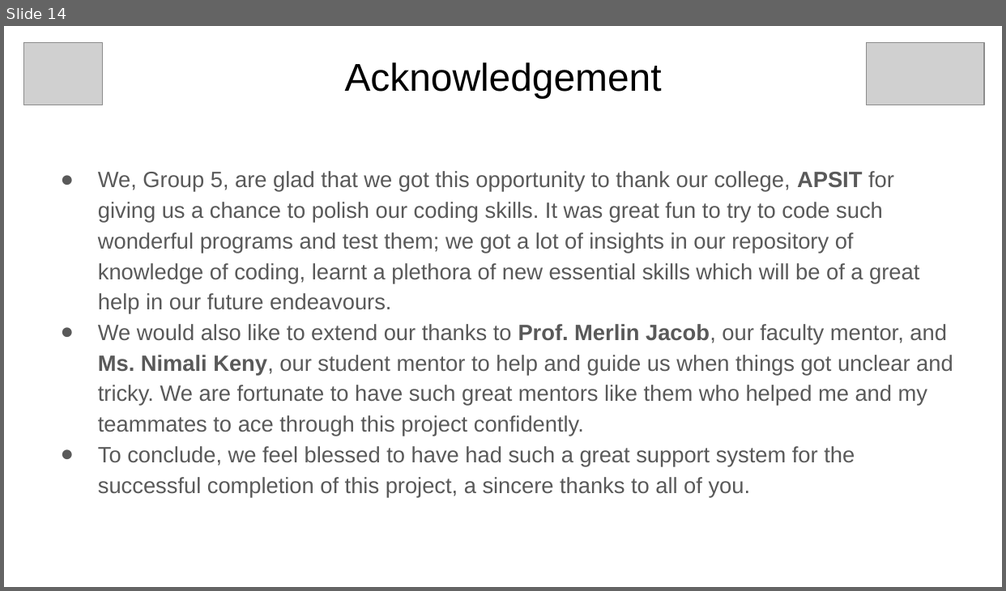
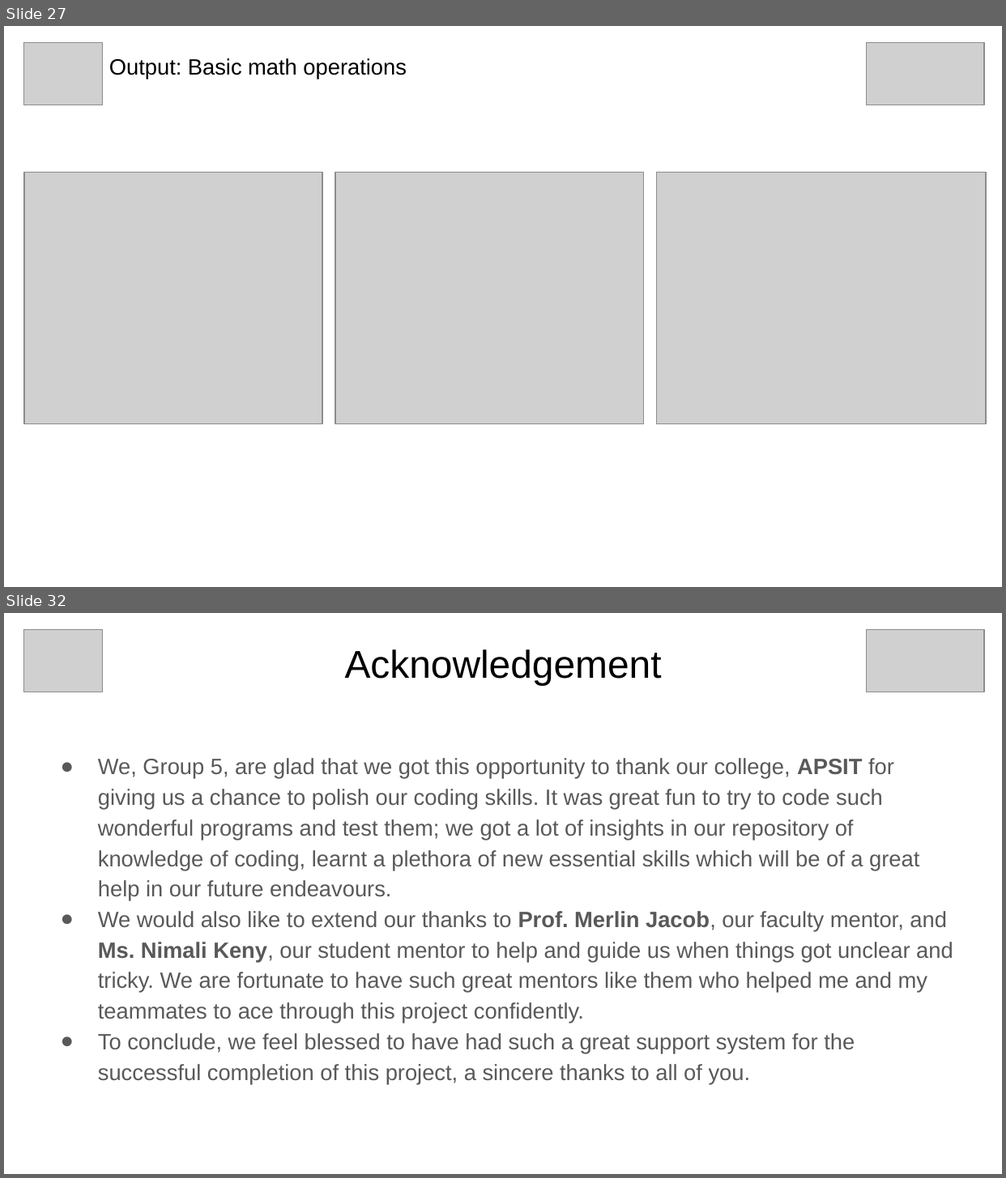
Before and after one commit to grey-hat2003/internship-project, a slide deck: docs/PyPptB2_5.pptx. Shown one above the other, each under a label of ours: slide 14 before the commit, slides 27 and 32 after it; the slides between them are not shown. The pictures are 1006x591 and 1006x1178 pixels, drawn with LibreOffice and Linux fonts; fonts in the diff are those of the drawing; grey boxes stand for pictures. Boxes give left, top, right and bottom in pixels: in the first picture for what was removed or moved away, otherwise in the second. Text is boxed around its words. In the diff, an @@ line names an element or a change of style, - is before the commit and + after.

```diff
--- a/docs/PyPptB2_5.pptx
+++ b/docs/PyPptB2_5.pptx
@@ slide 27 added at box(4, 26, 1002, 587), background #FFFFFF @@
@@ picture added at box(24, 43, 102, 106) @@
@@ picture added at box(866, 43, 984, 106) @@
@@ title added at box(109, 58, 406, 79), 16 pt, text #000000 @@
+Output: Basic math operations
@@ picture added at box(24, 173, 322, 425) @@
@@ picture added at box(335, 173, 644, 425) @@
@@ picture added at box(657, 173, 986, 425) @@
@@ what was slide 14 is now slide 32 @@
```
Also in this commit, not shown: 3 slides changed, 17 other slides added, 1 other file.
